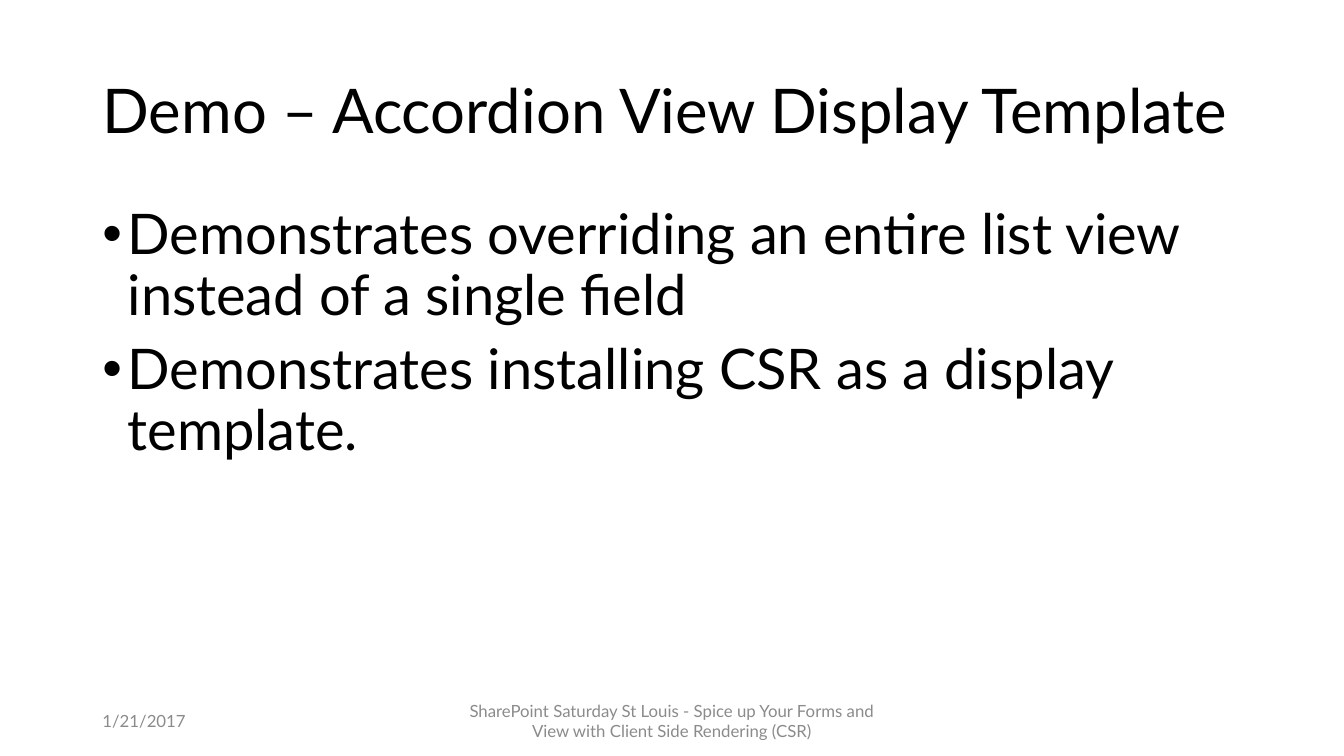
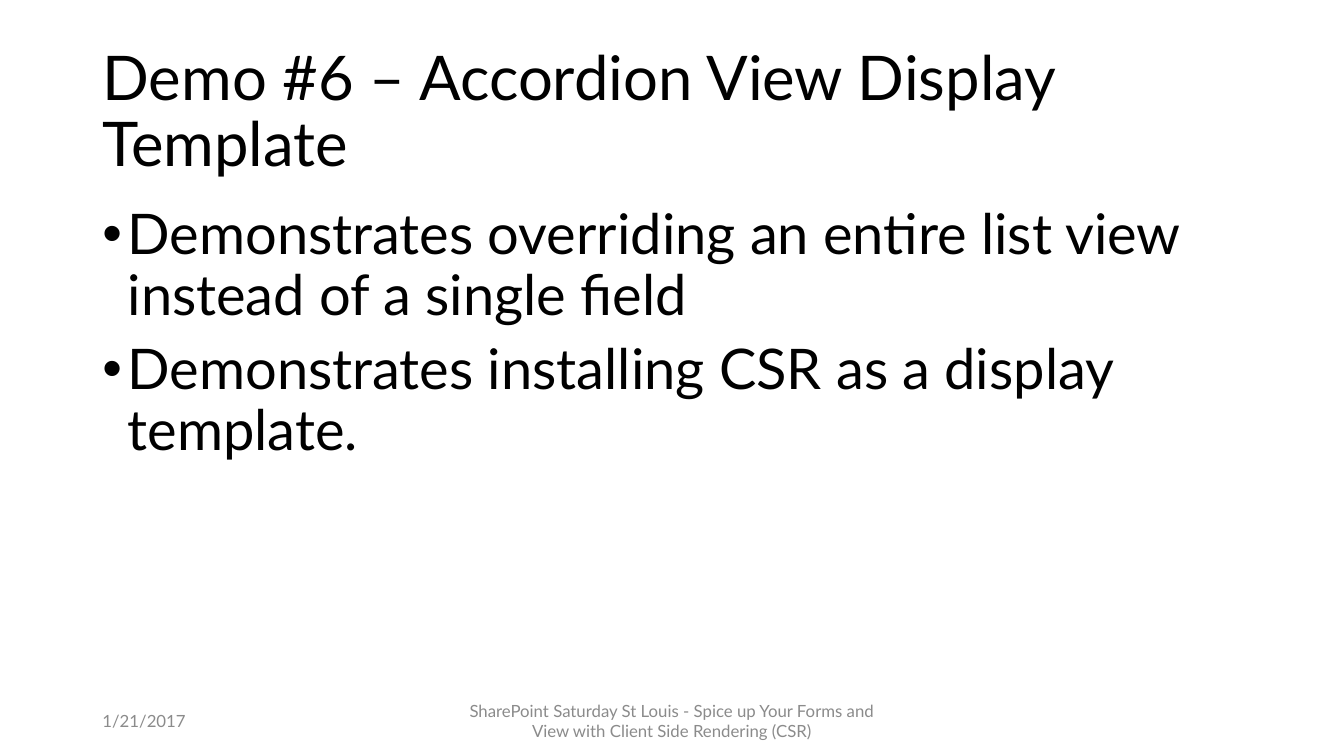
Before and after one commit to mcsheaj/CSRDemos, a slide deck: slide 16 of SPSSTL_CSR.pptx (slide 14 before the commit). Drawn at 1344x756 pixels with LibreOffice and Linux fonts; fonts in the diff are those of the drawing. Boxes give left, top, right and bottom in pixels: in the first picture for what was removed or moved away, otherwise in the second. Text is boxed around its words. In the diff, an @@ line names an element or a change of style, - is before the commit and + after.

```diff
--- a/SPSSTL_CSR.pptx
+++ b/SPSSTL_CSR.pptx
@@ title at (102,54,1056,177): text changed @@
-Demo – Accordion View Display Template
+Demo #6 – Accordion View Display Template
```
Also in this commit, not shown: 4 other slides changed, 2 slides added, 8 other files.
